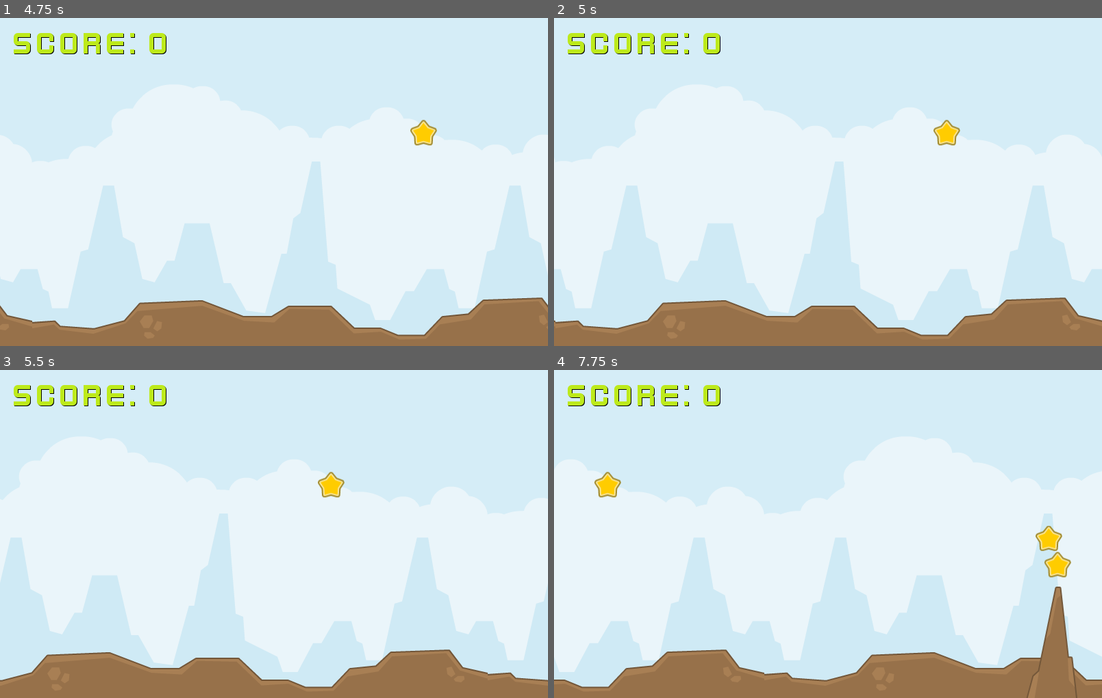
Above: before the commit, frames 1-4 (two rows, left to right).
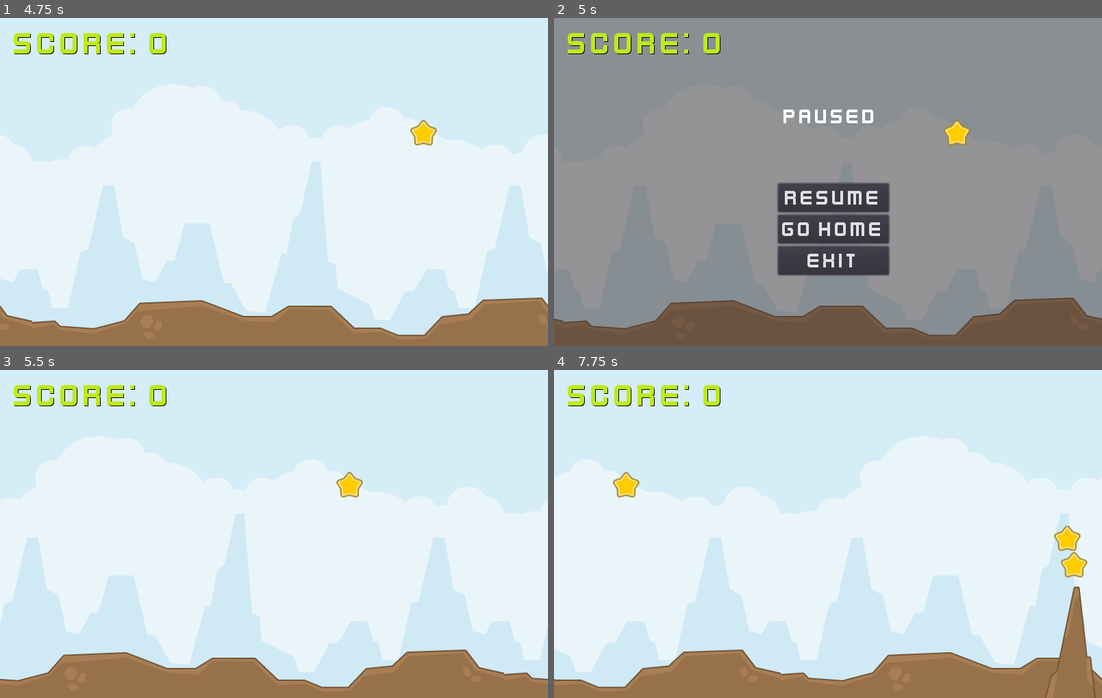
Above: after the commit, the same moments.

Repository: oussama4/tappyplane
Game: Godot game, scene res://Home.tscn
The game is run twice, just before and just after one commit, with the same random seed, the same clock (stepped at 60 frames per second) and the same inputs.
Inputs (mouse positions are in pixels of both pictures, inside the frame that each line leads up to):
- Up to frame 1 (4.75 s): click "Start" at 0.5 s; hold Up (ui_up) 1.28-2.03 s; hold Up (ui_up) 2.78-4.28 s
- Up to frame 2 (5 s): tap Escape (ui_cancel) at 4.9 s
- Up to frame 3 (5.5 s): click (279, 550) at 5 s, where only the run after the commit has a clickable "Resume"
- Up to frame 4 (7.75 s): hold Up (ui_up) from 7.28 s (still down)

Frame 1 is identical in both runs. In frame 2, 99% of the frame differs, in the area x 0-100%, y 0-100%; in frame 3, 11%; in frame 4, 12%.

Commit message:
add pause and game over screen

Diff:
--- a/Home.gd
+++ b/Home.gd
@@ -1,7 +1,7 @@
 extends Control
 
 
-export (PackedScene) var StartScene
+export(String, FILE) var StartScenePath
 
 
 # Called when the node enters the scene tree for the first time.
@@ -19,4 +19,4 @@
 
 
 func _on_StartButton_pressed():
-	get_tree().change_scene_to(StartScene)
+	get_tree().change_scene(StartScenePath)
--- a/Home.tscn
+++ b/Home.tscn
@@ -1,9 +1,8 @@
-[gd_scene load_steps=6 format=2]
+[gd_scene load_steps=5 format=2]
 
 [ext_resource path="res://assets/background.png" type="Texture" id=1]
 [ext_resource path="res://assets/Font/kenvector_future_thin.ttf" type="DynamicFontData" id=2]
 [ext_resource path="res://Home.gd" type="Script" id=3]
-[ext_resource path="res://Main.tscn" type="PackedScene" id=4]
 
 [sub_resource type="DynamicFont" id=1]
 size = 48
@@ -16,7 +15,7 @@
 __meta__ = {
 "_edit_use_anchors_": false
 }
-StartScene = ExtResource( 4 )
+StartScenePath = "res://Main.tscn"
 
 [node name="TextureRect" type="TextureRect" parent="."]
 anchor_right = 1.0
--- a/Main.gd
+++ b/Main.gd
@@ -10,6 +10,7 @@
 
 # Called when the node enters the scene tree for the first time.
 func _ready():
+	$PauseScreen.hide()
 	screen_size = get_viewport().size
 	randomize()
 	$RockTimer.start()
@@ -48,3 +49,7 @@
 func _on_star_collected():
 	score += 1000
 	$HUD/Score.text = "Score: %d" % score
+
+
+func _on_Plane_crashed():
+	$PauseScreen.game_over()
--- a/Main.tscn
+++ b/Main.tscn
@@ -7,6 +7,7 @@
 [ext_resource path="res://Star.tscn" type="PackedScene" id=5]
 [ext_resource path="res://Plane.tscn" type="PackedScene" id=6]
 [ext_resource path="res://HUD.tscn" type="PackedScene" id=7]
+[ext_resource path="res://PauseScreen.tscn" type="PackedScene" id=8]
 
 [node name="Main" type="Node"]
 script = ExtResource( 2 )
@@ -26,5 +27,9 @@
 position = Vector2( 203, 204 )
 
 [node name="HUD" parent="." instance=ExtResource( 7 )]
+
+[node name="PauseScreen" parent="." instance=ExtResource( 8 )]
+HomePath = "res://Home.tscn"
 [connection signal="timeout" from="RockTimer" to="." method="_on_RockTimer_timeout"]
 [connection signal="timeout" from="StarTimer" to="." method="_on_StarTimer_timeout"]
+[connection signal="crashed" from="Plane" to="." method="_on_Plane_crashed"]
--- /dev/null
+++ b/PauseScreen.gd
@@ -0,0 +1,47 @@
+extends ColorRect
+
+
+export(String, FILE) var HomePath
+var reload = false
+
+
+# Called when the node enters the scene tree for the first time.
+func _ready():
+	pass # Replace with function body.
+
+
+# Called every frame. 'delta' is the elapsed time since the previous frame.
+func _process(delta):
+	if Input.is_action_pressed("ui_cancel"):
+		get_tree().paused = true
+		show()
+
+
+func _on_ExitButton_pressed():
+	get_tree().quit()
+
+
+func _on_HomeButton_pressed():
+	get_tree().paused = false
+	hide()
+	get_tree().change_scene(HomePath)
+
+
+func _on_RetryResumeButton_pressed():
+	get_tree().paused = false
+	if reload:
+		get_tree().reload_current_scene()
+		reset_screen()
+	hide()
+
+func game_over():
+	reload = true
+	$Title.text = "Game over !"
+	$VBoxContainer/RetryResumeButton.text = "Retry"
+	get_tree().paused = true
+	show()
+
+func reset_screen():
+	reload = false
+	$Title.text = "Paused"
+	$VBoxContainer/RetryResumeButton.text = "Resume"
--- /dev/null
+++ b/PauseScreen.tscn
@@ -0,0 +1,61 @@
+[gd_scene load_steps=4 format=2]
+
+[ext_resource path="res://assets/Font/kenvector_future_thin.ttf" type="DynamicFontData" id=1]
+[ext_resource path="res://PauseScreen.gd" type="Script" id=3]
+
+[sub_resource type="DynamicFont" id=1]
+size = 32
+font_data = ExtResource( 1 )
+
+[node name="PauseScreen" type="ColorRect"]
+pause_mode = 2
+anchor_right = 1.0
+anchor_bottom = 1.0
+color = Color( 0.258824, 0.215686, 0.215686, 0.513726 )
+script = ExtResource( 3 )
+__meta__ = {
+"_edit_use_anchors_": false
+}
+
+[node name="Title" type="Label" parent="."]
+margin_left = 335.0
+margin_top = 126.0
+margin_right = 473.0
+margin_bottom = 162.0
+custom_fonts/font = SubResource( 1 )
+text = "Paused"
+__meta__ = {
+"_edit_use_anchors_": false
+}
+
+[node name="VBoxContainer" type="VBoxContainer" parent="."]
+margin_left = 327.0
+margin_top = 242.0
+margin_right = 489.0
+margin_bottom = 376.0
+__meta__ = {
+"_edit_use_anchors_": false
+}
+
+[node name="RetryResumeButton" type="Button" parent="VBoxContainer"]
+margin_right = 162.0
+margin_bottom = 42.0
+custom_fonts/font = SubResource( 1 )
+text = "Resume"
+
+[node name="HomeButton" type="Button" parent="VBoxContainer"]
+margin_top = 46.0
+margin_right = 162.0
+margin_bottom = 88.0
+custom_fonts/font = SubResource( 1 )
+text = "Go Home"
+
+[node name="ExitButton" type="Button" parent="VBoxContainer"]
+margin_top = 92.0
+margin_right = 162.0
+margin_bottom = 134.0
+custom_fonts/font = SubResource( 1 )
+text = "Exit"
+[connection signal="pressed" from="VBoxContainer/RetryResumeButton" to="." method="_on_RetryResumeButton_pressed"]
+[connection signal="pressed" from="VBoxContainer/HomeButton" to="." method="_on_HomeButton_pressed"]
+[connection signal="pressed" from="VBoxContainer/ExitButton" to="." method="_on_ExitButton_pressed"]
--- a/Plane.gd
+++ b/Plane.gd
@@ -2,6 +2,7 @@
 
 var speed = 50
 var velocity = Vector2()
+signal crashed
 
 # Called when the node enters the scene tree for the first time.
 func _ready():
@@ -26,4 +27,5 @@
 	process_input()
 	var collision = move_and_collide(velocity * delta)
 	if collision:
-		print("Game over")
+		emit_signal("crashed")
+		$CollisionShape2D.set_deferred("disabled", true)
Not shown: 1 places in Main.tscn that only renumber resources
